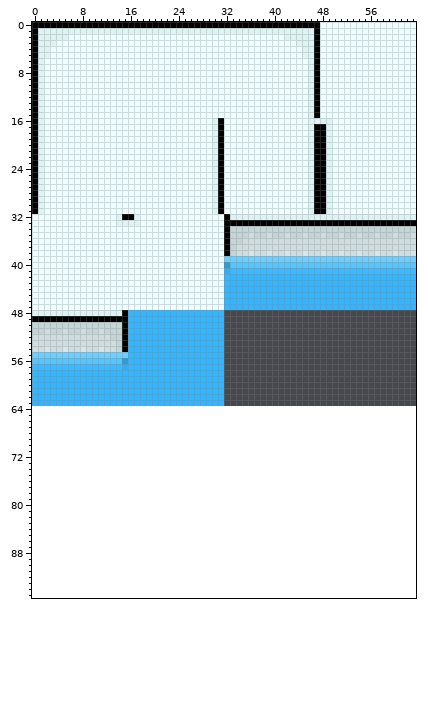
File history of a pixel-art file, art/tilesets/snowy.aseprite. That is the earlier state.
64x64 pixels, 1 frame. Colours within 5 levels of each other are drawn and written as one. The old version is drawn lined up with the new one, on the new canvas.
New version:
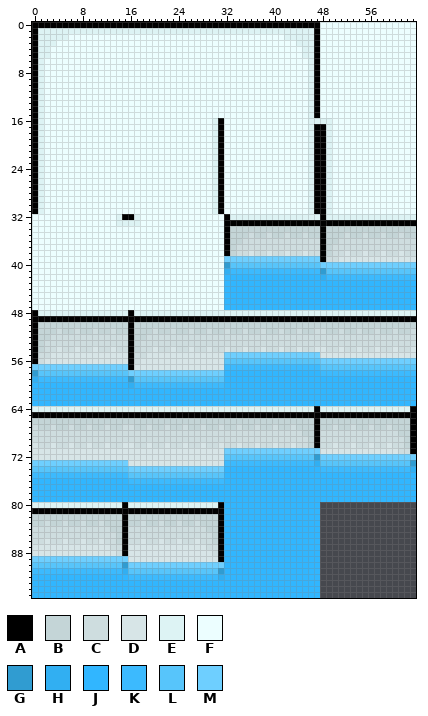
Palette (. is transparent): A #000000  B #c4d5d7  C #cedddf  D #d7e5e7  E #ddf3f4  F #ecfeff  G #309cd1  H #31aff2  J #31b6ff  K #3cbafe  L #57c5fb  M #6ecfff
Changes in this commit:
canvas 64x64 -> 64x96
y 32: x 48 E -> A
y 34: x 48 B -> A
y 35: x 48 C -> A; x 51..52 CB -> BC; x 54..55 CB -> BC; x 57..58 CB -> BC; x 60..61 CB -> BC; x 63 C -> B
y 36: x 48..50 CCC -> ABB
y 37: x 48..49 CC -> AB
y 38: x 48..49 DC -> AB; x 51..52 DC -> CD; x 54..55 DC -> CD; x 57..58 DC -> CD; x 60..61 DC -> CD; x 63 D -> C
y 39: x 48..63 MMMMMMMMMMMMMMMM -> ACCDDDDDDDDDDDDD
y 40: x 48..63 LLLLLLLLLLLLLLLL -> MMMMMMMMMMMMMMMM
y 41: x 48..63 KKKKKKKKKKKKKKKK -> GLLLLLLLLLLLLLLL
y 42: x 48..63 JJJJJJJJJJJJJJJJ -> HKKKKKKKKKKKKKKK
y 48: x 0 E -> A; x 15..63 AJJJJJJJJJJJJJJJJ................................ -> EAEEEEEEEEEEEEEEEEEEEEEEEEEEEEEEEEEEEEEEEEEEEEEEE
y 49: x 16..63 JJJJJJJJJJJJJJJJ................................ -> AAAAAAAAAAAAAAAAAAAAAAAAAAAAAAAAAAAAAAAAAAAAAAAA
y 50: x 0 B -> A; x 15..63 AJJJJJJJJJJJJJJJJ................................ -> BABBBBBBBBBBBBBBBBBBBBBBBBBBBBBBBBBBBBBBBBBBBBBBB
y 51: x 0 B -> A; x 2 C -> B; x 4..5 BC -> CB; x 7..8 BC -> CB; x 10..11 BC -> CB; x 13 B -> C; x 15..63 AJJJJJJJJJJJJJJJJ................................ -> BABBBCBBCBBCBBCBBCBBCBBCBBCBBCBBCCBBCBBCBBCBBCBBC
y 52: x 0..2 CCC -> ABB; x 13..63 BBAJJJJJJJJJJJJJJJJ................................ -> CCCABBCCCCCCCCCCCCCCCCCCCCCCCCCCCCCCCCCCCCCCCCCCCCC
y 53: x 0..1 CC -> AB; x 14..63 BAJJJJJJJJJJJJJJJJ................................ -> CCABCCCCCCCCCCCCCCCCCCCCCCCCCCCCCCCCCCCCCCCCCCCCCC
y 54: x 0..2 CCD -> ABC; x 4..5 CD -> DC; x 7..8 CD -> DC; x 10..11 CD -> DC; x 13..63 CBAJJJJJJJJJJJJJJJJ................................ -> DCCABCCDCCDCCDCCDCCDCCDCCDCCDCCDCCDDCCDCCDCCDCCDCCD
y 55: x 0..63 MMMMMMMMMMMMMMMMJJJJJJJJJJJJJJJJ................................ -> ACCDDDDDDDDDDDDDACCDDDDDDDDDDDDDMMMMMMMMMMMMMMMMDDDDDDDDDDDDDDDD
y 56: x 0..63 LLLLLLLLLLLLLLLGJJJJJJJJJJJJJJJJ................................ -> ACDDDDDDDDDDDDDDACDDDDDDDDDDDDDDLLLLLLLLLLLLLLLLMMMMMMMMMMMMMMMM
y 57: x 0..63 KKKKKKKKKKKKKKKHJJJJJJJJJJJJJJJJ................................ -> MMMMMMMMMMMMMMMMADDDDDDDDDDDDDDDKKKKKKKKKKKKKKKKLLLLLLLLLLLLLLLL
y 58: x 0..63 JJJJJJJJJJJJJJJJJJJJJJJJJJJJJJJJ................................ -> GLLLLLLLLLLLLLLLMMMMMMMMMMMMMMMMJJJJJJJJJJJJJJJJKKKKKKKKKKKKKKKK
y 59: x 0..63 JJJJJJJJJJJJJJJJJJJJJJJJJJJJJJJJ................................ -> HKKKKKKKKKKKKKKKGLLLLLLLLLLLLLLLJJJJJJJJJJJJJJJJJJJJJJJJJJJJJJJJ
y 60: x 16..63 JJJJJJJJJJJJJJJJ................................ -> HKKKKKKKKKKKKKKKJJJJJJJJJJJJJJJJJJJJJJJJJJJJJJJJ
y 61..63: x 32..63 ................................ -> JJJJJJJJJJJJJJJJJJJJJJJJJJJJJJJJ
y 64: x 0..63 ................................................................ -> EEEEEEEEEEEEEEEEEEEEEEEEEEEEEEEEEEEEEEEEEEEEEEEAEEEEEEEEEEEEEEEA
y 65: x 0..63 ................................................................ -> AAAAAAAAAAAAAAAAAAAAAAAAAAAAAAAAAAAAAAAAAAAAAAAAAAAAAAAAAAAAAAAA
y 66: x 0..63 ................................................................ -> BBBBBBBBBBBBBBBBBBBBBBBBBBBBBBBBBBBBBBBBBBBBBBBABBBBBBBBBBBBBBBA
y 67: x 0..63 ................................................................ -> CBBCBBCBBCBBCBBCCBBCBBCBBCBBCBBCBBCBBCBBCBBCBBBABBCBBCBBCBBCBBBA
y 68: x 0..63 ................................................................ -> CCCCCCCCCCCCCCCCCCCCCCCCCCCCCCCCCCCCCCCCCCCCCBBACCCCCCCCCCCCCBBA
y 69: x 0..63 ................................................................ -> CCCCCCCCCCCCCCCCCCCCCCCCCCCCCCCCCCCCCCCCCCCCCCBACCCCCCCCCCCCCCBA
y 70: x 0..63 ................................................................ -> DCCDCCDCCDCCDCCDDCCDCCDCCDCCDCCDCCDCCDCCDCCDCCBACCDCCDCCDCCDCCBA
y 71: x 0..63 ................................................................ -> DDDDDDDDDDDDDDDDDDDDDDDDDDDDDDDDMMMMMMMMMMMMMMMMDDDDDDDDDDDDDCCA
y 72: x 0..63 ................................................................ -> DDDDDDDDDDDDDDDDDDDDDDDDDDDDDDDDLLLLLLLLLLLLLLLGMMMMMMMMMMMMMMMM
y 73: x 0..63 ................................................................ -> MMMMMMMMMMMMMMMMDDDDDDDDDDDDDDDDKKKKKKKKKKKKKKKHLLLLLLLLLLLLLLLG
y 74: x 0..63 ................................................................ -> LLLLLLLLLLLLLLLLMMMMMMMMMMMMMMMMJJJJJJJJJJJJJJJJKKKKKKKKKKKKKKKH
y 75: x 0..63 ................................................................ -> KKKKKKKKKKKKKKKKLLLLLLLLLLLLLLLLJJJJJJJJJJJJJJJJJJJJJJJJJJJJJJJJ
y 76: x 0..63 ................................................................ -> JJJJJJJJJJJJJJJJKKKKKKKKKKKKKKKKJJJJJJJJJJJJJJJJJJJJJJJJJJJJJJJJ
y 77..79: x 0..63 ................................................................ -> JJJJJJJJJJJJJJJJJJJJJJJJJJJJJJJJJJJJJJJJJJJJJJJJJJJJJJJJJJJJJJJJ
y 80: x 0..47 ................................................ -> EEEEEEEEEEEEEEEAEEEEEEEEEEEEEEEAJJJJJJJJJJJJJJJJ
y 81: x 0..47 ................................................ -> AAAAAAAAAAAAAAAAAAAAAAAAAAAAAAAAJJJJJJJJJJJJJJJJ
y 82: x 0..47 ................................................ -> BBBBBBBBBBBBBBBABBBBBBBBBBBBBBBAJJJJJJJJJJJJJJJJ
y 83: x 0..47 ................................................ -> BBCBBCBBCBBCBBBABBCBBCBBCBBCBBBAJJJJJJJJJJJJJJJJ
y 84: x 0..47 ................................................ -> CCCCCCCCCCCCCBBACCCCCCCCCCCCCBBAJJJJJJJJJJJJJJJJ
y 85: x 0..47 ................................................ -> CCCCCCCCCCCCCCBACCCCCCCCCCCCCCBAJJJJJJJJJJJJJJJJ
y 86: x 0..47 ................................................ -> CCDCCDCCDCCDCCBACCDCCDCCDCCDCCBAJJJJJJJJJJJJJJJJ
y 87: x 0..47 ................................................ -> DDDDDDDDDDDDDCCADDDDDDDDDDDDDCCAJJJJJJJJJJJJJJJJ
y 88: x 0..47 ................................................ -> DDDDDDDDDDDDDDCADDDDDDDDDDDDDDCAJJJJJJJJJJJJJJJJ
y 89: x 0..47 ................................................ -> MMMMMMMMMMMMMMMMDDDDDDDDDDDDDDDAJJJJJJJJJJJJJJJJ
y 90: x 0..47 ................................................ -> LLLLLLLLLLLLLLLGMMMMMMMMMMMMMMMMJJJJJJJJJJJJJJJJ
y 91: x 0..47 ................................................ -> KKKKKKKKKKKKKKKHLLLLLLLLLLLLLLLGJJJJJJJJJJJJJJJJ
y 92: x 0..47 ................................................ -> JJJJJJJJJJJJJJJJKKKKKKKKKKKKKKKHJJJJJJJJJJJJJJJJ
y 93..95: x 0..47 ................................................ -> JJJJJJJJJJJJJJJJJJJJJJJJJJJJJJJJJJJJJJJJJJJJJJJJ
Boxes around the changes in both pictures, in picture pixels (x1, y1, x2, y2):
changed: (320, 214, 416, 280)
changed: (32, 310, 416, 598)
